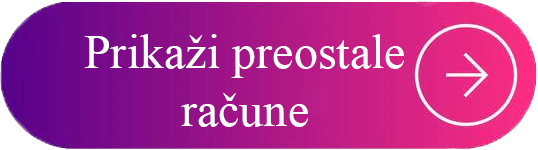
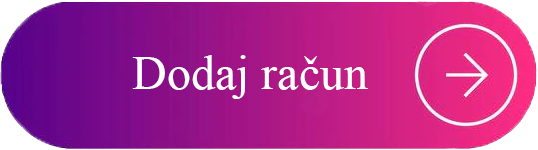
Layer changes from the first w=538, h=150 image to the second:
hid "Prikaži preostale račune" over [left=84, top=34, right=404, bottom=127]
showed "Dodaj račun", painted on it over [left=84, top=49, right=368, bottom=101]
painted on "Layer 2" over [left=0, top=84, right=28, bottom=133]
